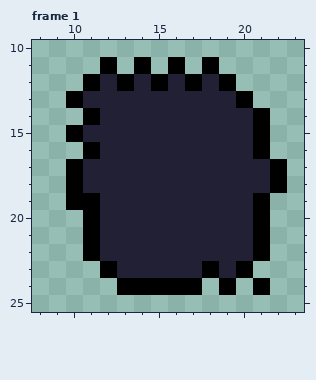
Two versions of one pixel-art file, assets/raw/enemy_01.ase. This is how it looked before the edit.
32x32 pixels, 4 frames. Shown: frame 1: x 8..23, y 10..25. The commit also changed other frames, which this record leaves out.
The result:
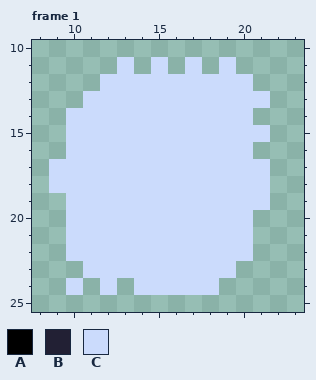
Palette (. is transparent): A #000000  B #222034  C #cbdbfc
Diff:
layer "hit" added
layer "Layer 1" removed
Changed rows in their new state; - is an unchanged pixel.
Frame 1:
first column x 9:
11 ---.C.C.C.C---
12 --.CCCCCCCCC--
13 -.CCCCCCCCCCC-
14 -CCCCCCCCCCC.-
15 -CCCCCCCCCCCC-
16 -CCCCCCCCCCC.-
17 CCCCCCCCCCCCC.
18 CCCCCCCCCCCCC.
19 -CCCCCCCCCCCC-
20 -CCCCCCCCCCC.-
21 -CCCCCCCCCCC.-
22 -CCCCCCCCCCC.-
23 --CCCCCCCCC.--
24 -C-C.CCCCC.-.-
